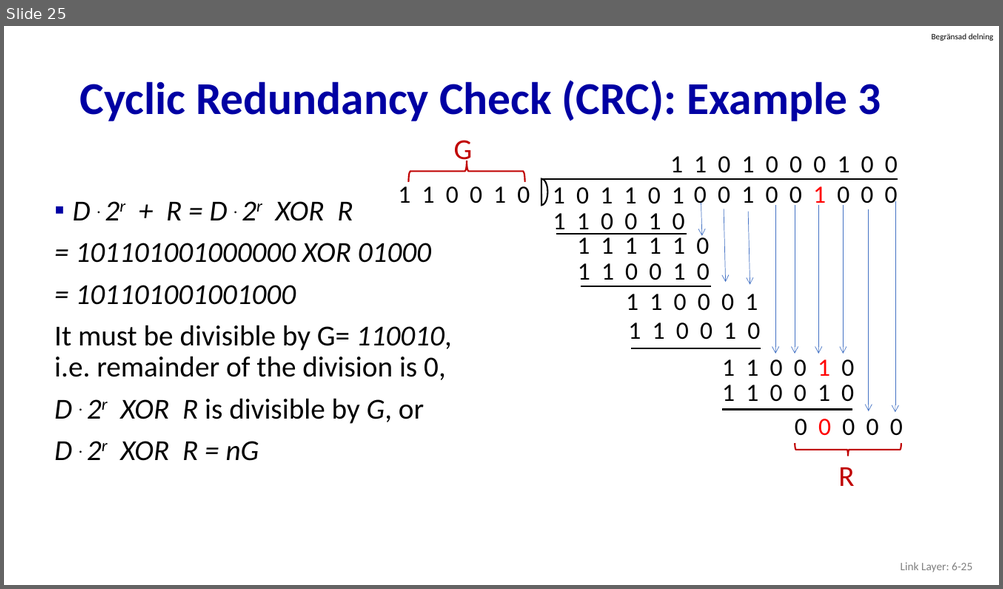
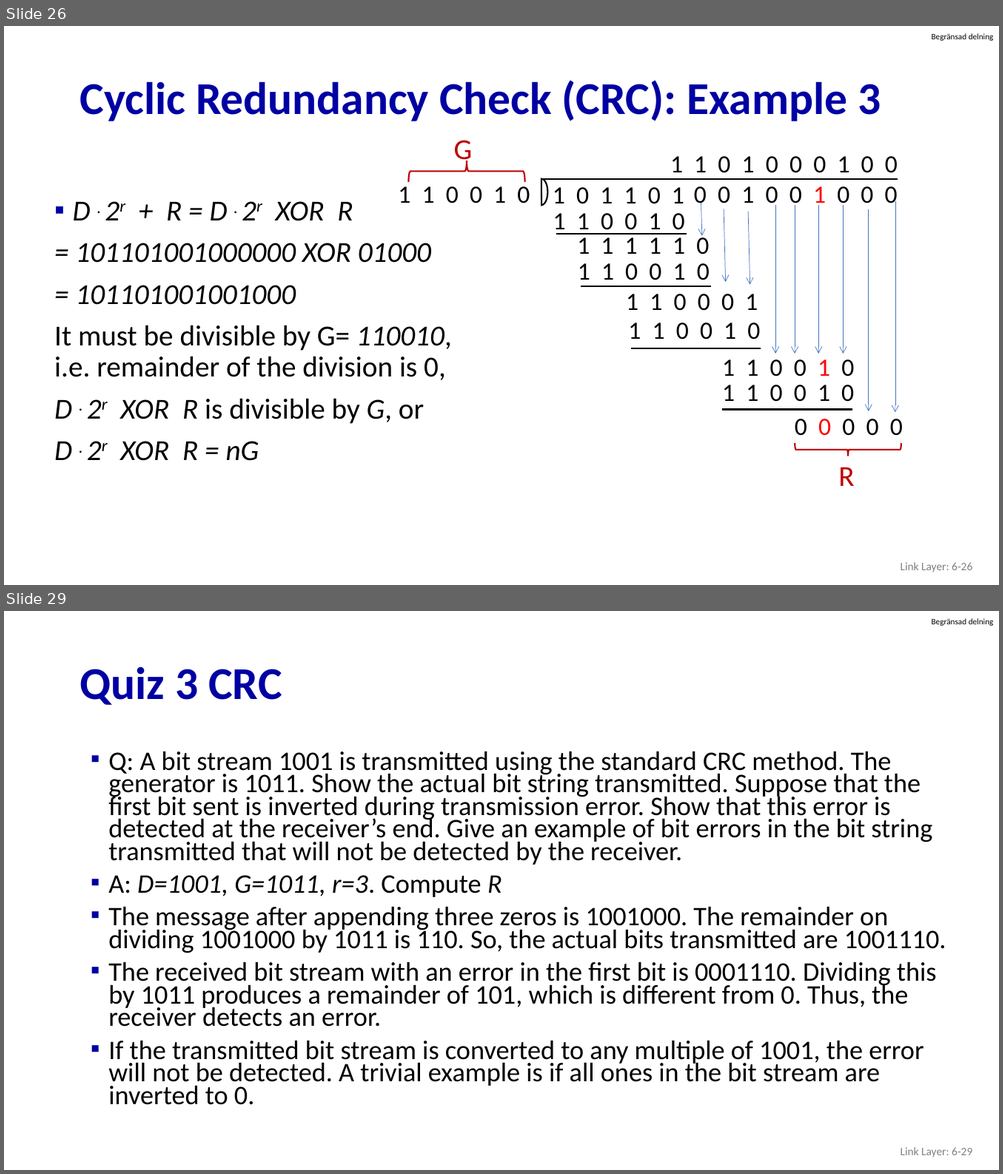
Before and after one commit to guhofstra/CSC175, a slide deck: PPTs/6.1 6.2 Introduction Error-Detection and -Correction Techniques.pptx. Shown one above the other, each under a label of ours: slide 25 before the commit, slides 26 and 29 after it; the slides between them are not shown. The pictures are 1003x589 and 1003x1174 pixels, drawn with LibreOffice and Linux fonts; fonts in the diff are those of the drawing. Boxes give left, top, right and bottom in pixels: in the first picture for what was removed or moved away, otherwise in the second. Text is boxed around its words. In the diff, an @@ line names an element or a change of style, - is before the commit and + after.

```diff
--- a/PPTs/6.1 6.2 Introduction Error-Detection and -Correction Techniques.pptx
+++ b/PPTs/6.1 6.2 Introduction Error-Detection and -Correction Techniques.pptx
@@ slide 29 added at (4,611,999,1170), background #FFFFFF; not listed: 1 template element that a slide beside it also shows @@
@@ title added at (79,667,282,705), 44 pt, text #0000A3, bold @@
+Quiz 3 CRC
@@ text added at (108,751,946,1105), 25.9 pt, text #000000 @@
+▪ Q: A bit stream 1001 is transmitted using the standard CRC method. The generator is 1011. Show the actual bit string transmitted. Suppose that the first bit sent is inverted during transmission error. Show that this error is detected at the receiver’s end. Give an example of bit errors in the bit string transmitted that will not be detected by the receiver.
+▪ A: D=1001, G=1011, r=3. Compute R
+▪ The message after appending three zeros is 1001000. The remainder on dividing 1001000 by 1011 is 110. So, the actual bits transmitted are 1001110.
+▪ The received bit stream with an error in the first bit is 0001110. Dividing this by 1011 produces a remainder of 101, which is different from 0. Thus, the receiver detects an error.
+▪ If the transmitted bit stream is converted to any multiple of 1001, the error will not be detected. A trivial example is if all ones in the bit stream are inverted to 0.
@@ text added at (900,1147,972,1158), 11 pt, text #808080 @@
+Link Layer: 6-29
@@ what was slide 25 is now slide 26 @@
@@ text at (900,562,972,573): text changed @@
-Link Layer: 6-25
+Link Layer: 6-26
```
Also in this commit, not shown: 5 slides changed, 3 other slides added, 20 other files.
